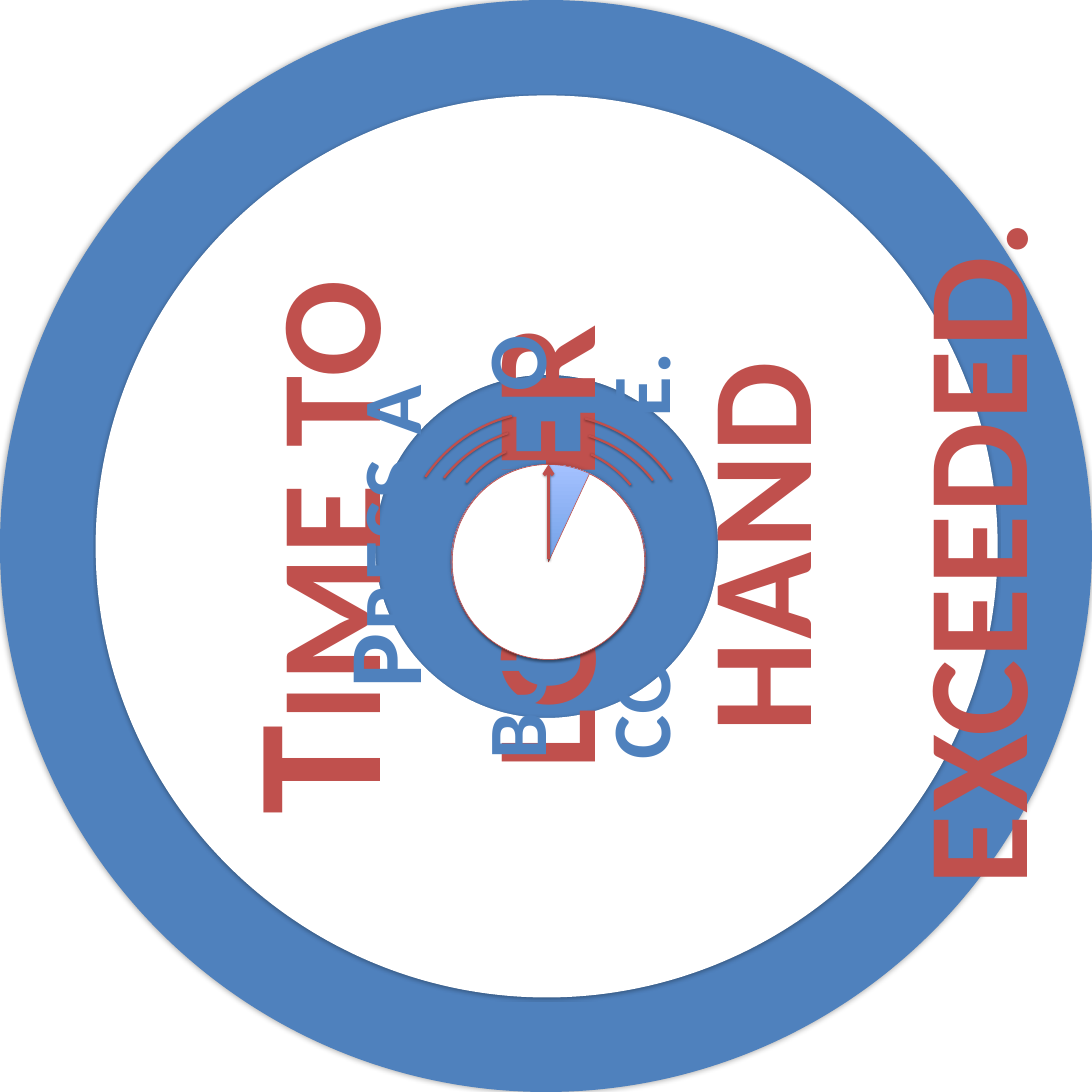
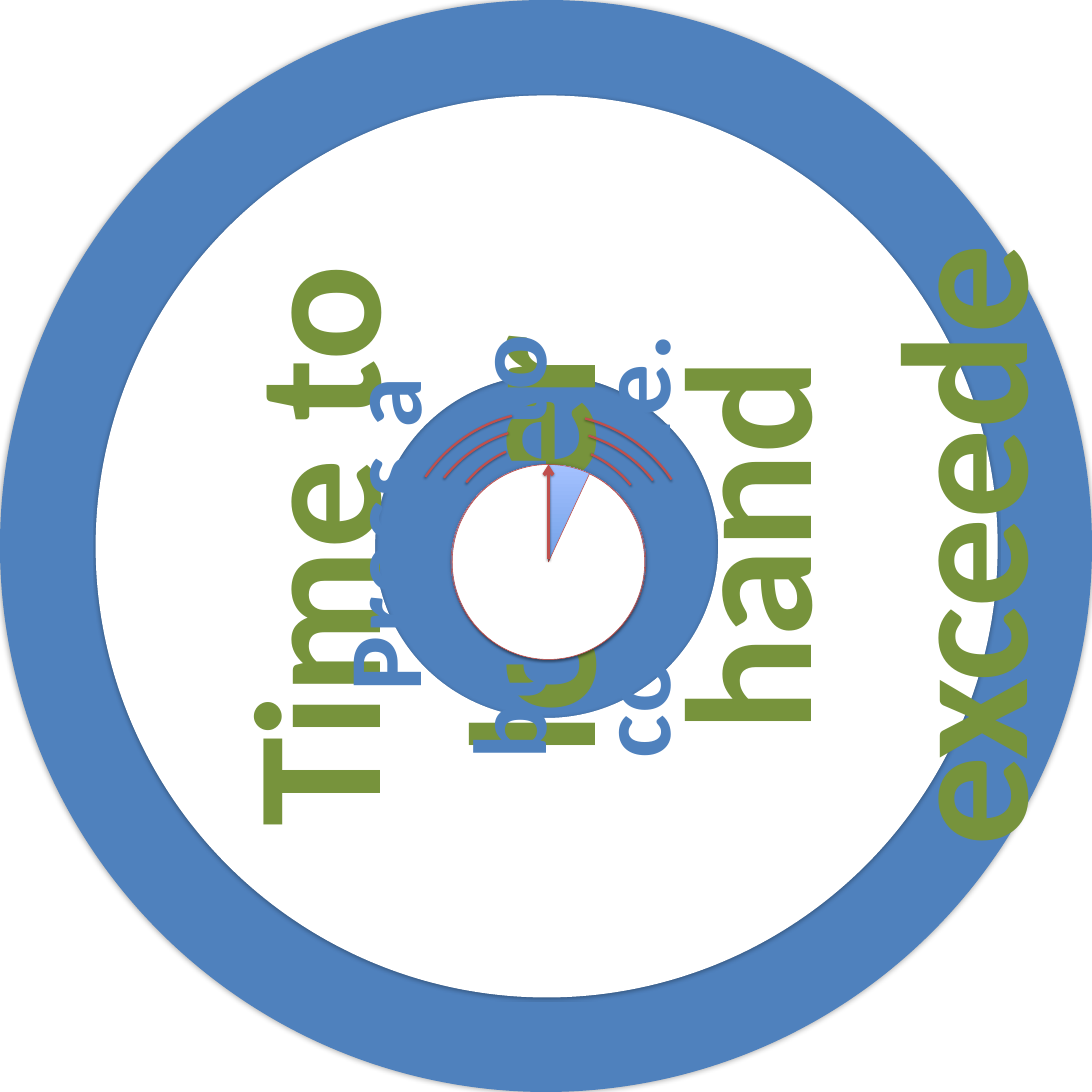
Before and after one commit to PsyPhy/GripGraspISS, a slide deck: slide 5 of Source Code/GraspBMPs/GraspCircularPrompts.pptx. Drawn at 1092x1092 pixels with LibreOffice and Linux fonts; fonts in the diff are those of the drawing. Boxes give left, top, right and bottom in pixels: in the first picture for what was removed or moved away, otherwise in the second. Text is boxed around its words. In the diff, an @@ line names an element or a change of style, - is before the commit and + after.

```diff
--- a/Source Code/GraspBMPs/GraspCircularPrompts.pptx
+++ b/Source Code/GraspBMPs/GraspCircularPrompts.pptx
@@ text "Time to lower hand exceeded." at box(209, 280, 859, 814): text colour #C0504D to #77933C, letter spacing 3 to -1.5 pt, small capitals off @@
@@ text "Press a button to continue." at box(323, 344, 699, 750): small capitals off @@
```
Also in this commit, not shown: 13 other slides changed, 14 other files.
